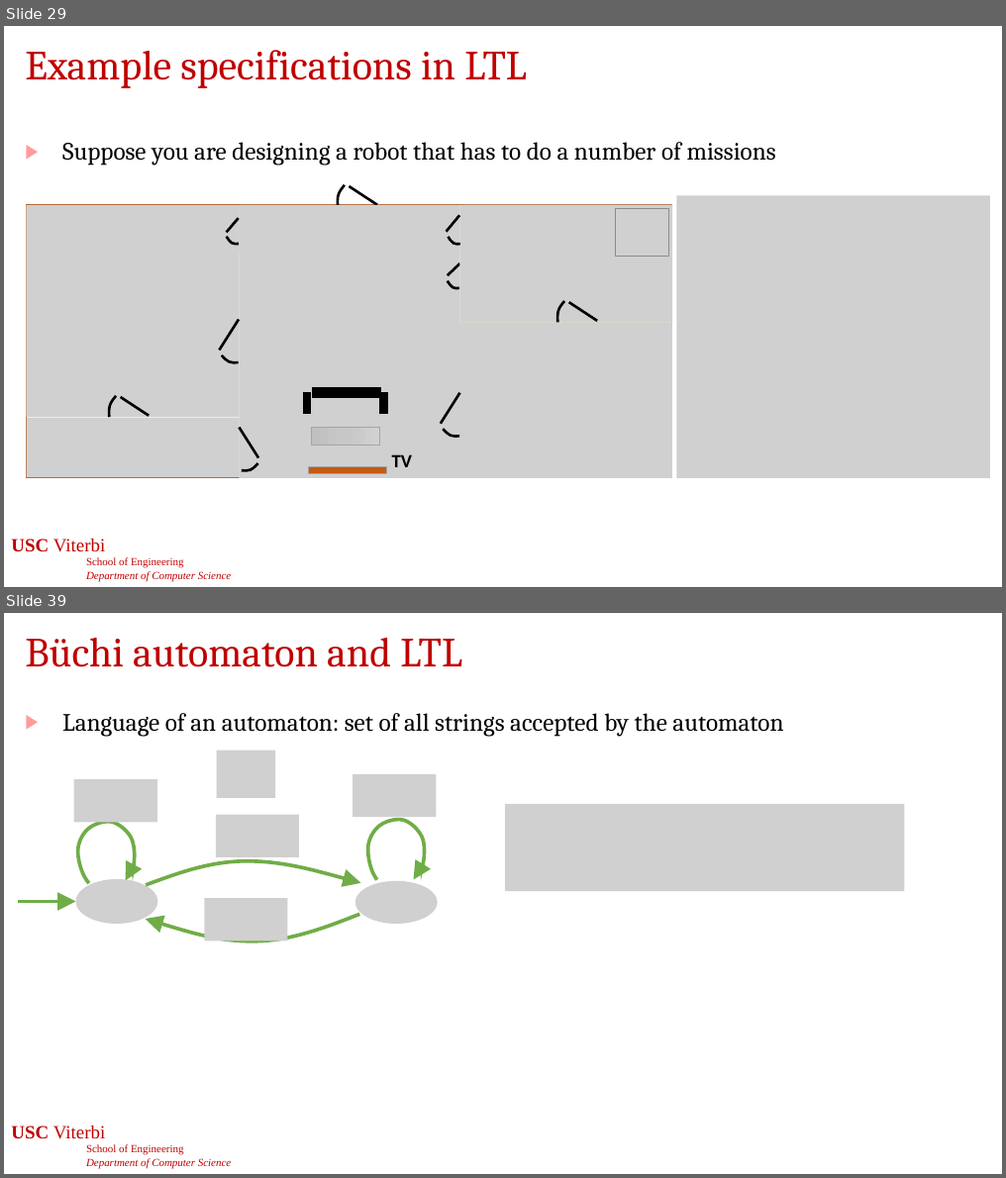
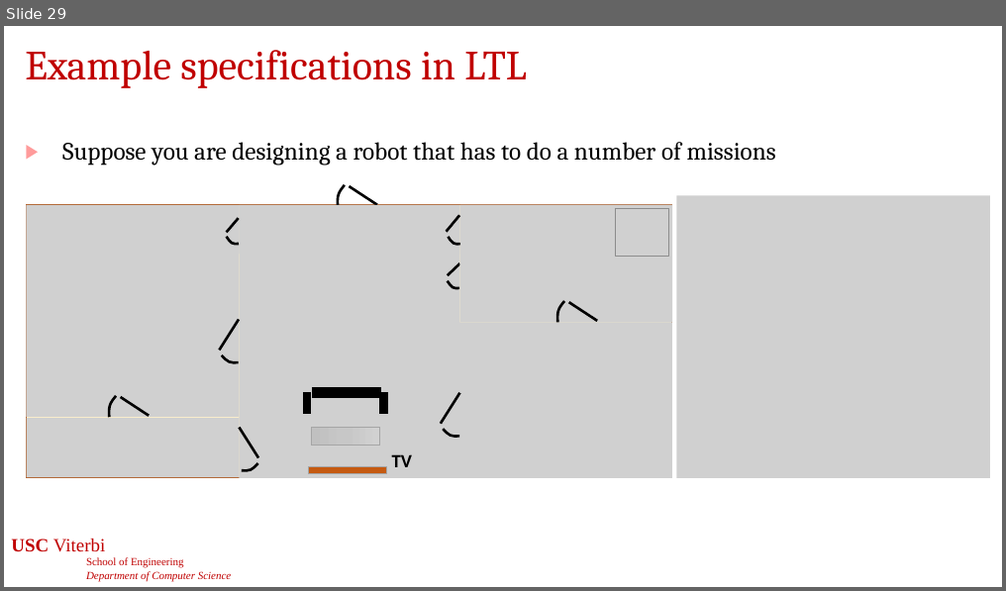
Before and after one commit to jdeshmukh/jdeshmukh.github.io, a slide deck: teaching/cs513-autocps-fall-2026/slides/6-LTL.pptx. Shown one above the other, each under a label of ours: slides 29 and 39 before the commit, slide 29 after it; the slides between them are not shown. The pictures are 1006x1178 and 1006x591 pixels, drawn with LibreOffice and Linux fonts; fonts in the diff are those of the drawing; grey boxes stand for pictures; background and template pictures are left out. Boxes give left, top, right and bottom in pixels: in the first picture for what was removed or moved away, otherwise in the second. Text is boxed around its words. In the diff, an @@ line names an element or a change of style, - is before the commit and + after.

```diff
--- a/teaching/cs513-autocps-fall-2026/slides/6-LTL.pptx
+++ b/teaching/cs513-autocps-fall-2026/slides/6-LTL.pptx
@@ slide 39 removed at [4, 613, 1002, 1174], background #FFFFFF; not listed: 1 template element that a slide beside it also shows @@
@@ title removed at [25, 637, 462, 667] @@
-Büchi automaton and LTL
@@ text removed at [62, 713, 783, 737] @@
-▶ Language of an automaton: set of all strings accepted by the automaton
@@ picture removed at [352, 774, 436, 817] @@
@@ group removed at [18, 750, 437, 942]: 5 pictures, 4 freeform shapes, 1 arrow @@
@@ picture removed at [505, 804, 905, 891] @@
@@ picture removed at [205, 898, 288, 941] @@
@@ page number removed at [391, 1134, 616, 1163] @@
-39
```
Also in this commit, not shown: 13 other slides removed, 3 other files.
